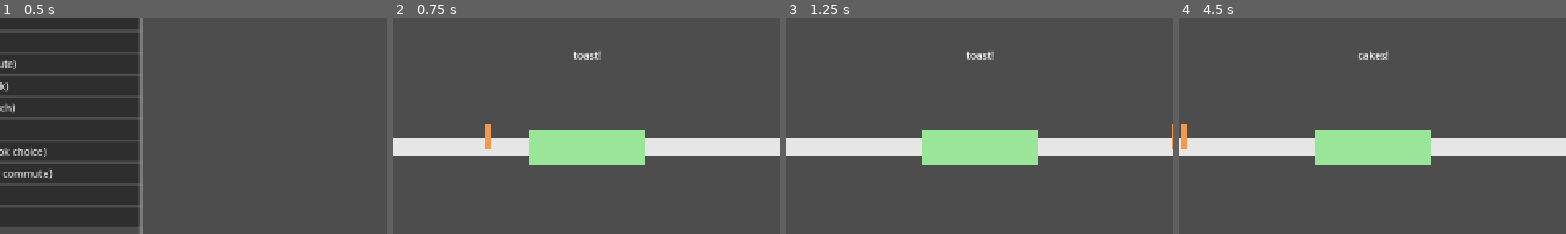
Above: before the commit, frames 1-4 (left to right).
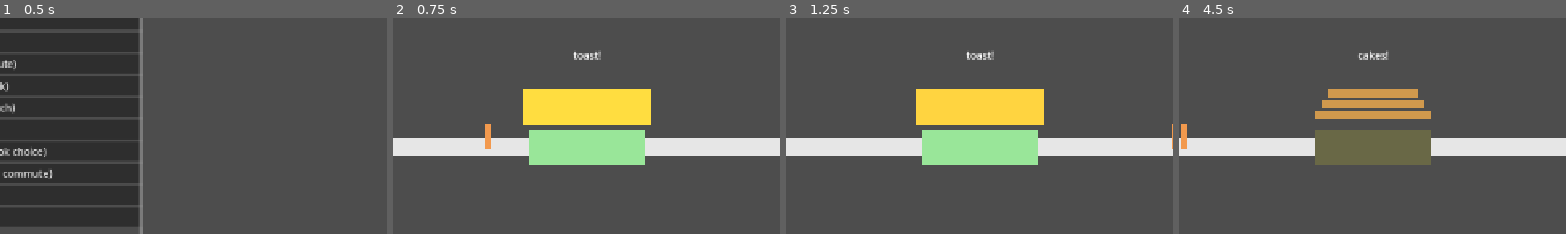
Above: after the commit, the same moments.

Repository: Crawford-Young/dog-eat-dog
Game: Godot game, scene res://scenes/dev/lab.tscn
Same seed, same stepped clock (60 frames per second), same inputs: the game is played once before the commit and once after it. This scene is started directly instead of the project's main scene.
Inputs (mouse positions are % of the whole screen's width and height, from its top left):
- Up to frame 1 (0.5 s): no input
- Up to frame 2 (0.75 s): click "breakfast" at 0.5 s
- Up to frame 3 (1.25 s): no input
- Up to frame 4 (4.5 s): click "skip..." at 1.25 s; click "replay" at 2 s; click "skip..." at 2.75 s; click "replay" at 3.5 s; tap Space at 4.25 s; move the mouse to (73, 45) at 4.27 s; hold D from 4.28 s (still down); hold Shift from 4.28 s (still down); click (73, 45) at 4.42 s
The pictures show only the part of the screen within x 26-76%, y 22-72%; the shares and areas given below are measured in that part.

Frame 1 is identical in both runs. In frame 2, 5.5% of the frame differs, in the area x 33-67%, y 32-50%; in frame 3, 5.5%; in frame 4, 7.9%, in the area x 35-66%, y 32-69%.

Commit message:
feat: breakfast prop + feedback parity with cooking (T11 round 1)
User ruling after cooking's rhythm landed: breakfast was three
identical clicks with a text label. It keeps its exact mechanic and
gains cooking's presentation: the active beat's food is drawn and
pulses (toast, egg with yolk, stacked cakes), and the hit zone flashes
white-green on a hit, dim red on a miss. The flash lives on the zone,
not the prop — the prop swaps synchronously at press, so the zone is
the only element on screen on both sides of that boundary.

Also fixes a diff-verify catch: _active_prop was typed ColorRect while
%Cakes is a Control container, a runtime type error at the third beat
that no test reached — setup only ever ran beat 1. Typed CanvasItem,
and test_breakfast_survives_all_three_beats now walks the full cycle
so the absence class stays pinned.

Co-Authored-By: Claude Fable 5 <noreply@anthropic.com>

Diff:
--- a/scenes/minigames/breakfast.tscn
+++ b/scenes/minigames/breakfast.tscn
@@ -23,6 +23,67 @@
 anchor_right = 0.55
 anchor_bottom = 0.38
 horizontal_alignment = 1
+
+[node name="Toast" type="ColorRect" parent="."]
+unique_name_in_owner = true
+anchor_left = 0.42
+anchor_top = 0.39
+anchor_right = 0.58
+anchor_bottom = 0.47
+mouse_filter = 2
+color = Color(0.85, 0.65, 0.25, 1)
+visible = false
+
+[node name="Egg" type="ColorRect" parent="."]
+unique_name_in_owner = true
+anchor_left = 0.42
+anchor_top = 0.39
+anchor_right = 0.58
+anchor_bottom = 0.47
+mouse_filter = 2
+color = Color(0.95, 0.95, 0.9, 1)
+visible = false
+
+[node name="Yolk" type="ColorRect" parent="Egg"]
+anchor_left = 0.35
+anchor_top = 0.3
+anchor_right = 0.65
+anchor_bottom = 0.7
+mouse_filter = 2
+color = Color(0.95, 0.75, 0.15, 1)
+
+[node name="Cakes" type="Control" parent="."]
+unique_name_in_owner = true
+anchor_left = 0.42
+anchor_top = 0.39
+anchor_right = 0.58
+anchor_bottom = 0.47
+mouse_filter = 2
+visible = false
+
+[node name="Cake0" type="ColorRect" parent="Cakes"]
+anchor_left = 0.05
+anchor_top = 0.6
+anchor_right = 0.95
+anchor_bottom = 0.85
+mouse_filter = 2
+color = Color(0.75, 0.55, 0.3, 1)
+
+[node name="Cake1" type="ColorRect" parent="Cakes"]
+anchor_left = 0.1
+anchor_top = 0.3
+anchor_right = 0.9
+anchor_bottom = 0.55
+mouse_filter = 2
+color = Color(0.75, 0.55, 0.3, 1)
+
+[node name="Cake2" type="ColorRect" parent="Cakes"]
+anchor_left = 0.15
+anchor_top = 0.0
+anchor_right = 0.85
+anchor_bottom = 0.25
+mouse_filter = 2
+color = Color(0.75, 0.55, 0.3, 1)
 
 [node name="Lane" type="ColorRect" parent="."]
 unique_name_in_owner = true
--- a/scripts/minigames/breakfast_minigame.gd
+++ b/scripts/minigames/breakfast_minigame.gd
@@ -3,8 +3,19 @@
 ## Three timing beats: catch the toast, flip the egg, stack the cakes. Click
 ## (or SPACE) when the marker crosses the plate zone. Hits = bigger energy
 ## refill downstream; misses burn it a little.
+##
+## Prop + feedback parity with cooking's rhythm redo: the active beat's food
+## is drawn and pulses, and %HitZone flashes on every press — bright
+## white-green for a hit, dim red for a miss.
 
 const BEAT_NAMES := ["toast!", "egg!", "cakes!"]
+## The pulse the active prop throbs at — white at rest, this at the peak.
+## Same values as cooking's PULSE_COLOR, ported rather than reinvented.
+const PULSE_COLOR := Color(1.4, 1.4, 1.0)
+## How long a press's hit/miss flash lasts before fading back to plain white.
+const FLASH_DURATION := 0.3
+const FLASH_HIT := Color(1.4, 1.8, 1.4)
+const FLASH_MISS := Color(0.6, 0.3, 0.3)
 
 var _beat: BeatTimer
 var _beats_total: int = 3
@@ -13,11 +24,18 @@
 var _speed: float = 1.6
 var _window: float = 0.3
 var _running: bool = false
+var _pulse_t: float = 0.0
+var _flash_t: float = 0.0
+var _flash_color: Color = Color.WHITE
+var _active_prop: CanvasItem = null
 
 @onready var _marker: ColorRect = %Marker
 @onready var _zone: ColorRect = %HitZone
 @onready var _lane: ColorRect = %Lane
 @onready var _beat_label: Label = %BeatLabel
+@onready var _toast: ColorRect = %Toast
+@onready var _egg: ColorRect = %Egg
+@onready var _cakes: Control = %Cakes
 
 
 func setup(params: Dictionary) -> void:
@@ -41,7 +59,17 @@
 
 func _start_beat() -> void:
 	_beat = BeatTimer.new(_speed, _window)
-	_beat_label.text = BEAT_NAMES[_beats_done % BEAT_NAMES.size()]
+	var beat_name: String = BEAT_NAMES[_beats_done % BEAT_NAMES.size()]
+	_beat_label.text = beat_name
+	# Only the current beat's food is on screen — same "one thing says me" rule
+	# cooking's props follow.
+	_toast.visible = beat_name == "toast!"
+	_egg.visible = beat_name == "egg!"
+	_cakes.visible = beat_name == "cakes!"
+	_active_prop = (
+		_toast if beat_name == "toast!"
+		else (_egg if beat_name == "egg!" else _cakes)
+	)
 	var zone_width := _lane.size.x * _window
 	_zone.size.x = zone_width
 	_zone.position.x = _lane.position.x + _lane.size.x * 0.5 - zone_width / 2.0
@@ -53,11 +81,34 @@
 	_beat.tick(delta)
 	_marker.position.x = _lane.position.x + _lane.size.x * _beat.position \
 			- _marker.size.x / 2.0
+	_pulse_t += delta
+	if _flash_t > 0.0:
+		_flash_t = maxf(_flash_t - delta, 0.0)
+	_update_visuals()
+
+
+## Pulse ported straight from cooking_minigame.gd's _update_pulse — the active
+## prop is the sole pulse target. The flash lands on %HitZone, not the prop:
+## _press() swaps the prop in the SAME synchronous call that stamps the flash
+## (_start_beat() runs before the next frame), so a hidden outgoing prop would
+## never render its flash — the zone is the one thing on screen both before
+## and after the swap, so it is the only place the flash can actually read.
+func _update_visuals() -> void:
+	if _active_prop != null:
+		var glow := 0.5 + 0.5 * sin(_pulse_t * 4.0)
+		_active_prop.modulate = Color.WHITE.lerp(PULSE_COLOR, glow)
+	if _flash_t > 0.0:
+		_zone.modulate = _flash_color.lerp(Color.WHITE, 1.0 - _flash_t / FLASH_DURATION)
+	else:
+		_zone.modulate = Color.WHITE
 
 
 func _press() -> void:
-	if _beat.press():
+	var hit := _beat.press()
+	if hit:
 		_hits += 1
+	_flash_t = FLASH_DURATION
+	_flash_color = FLASH_HIT if hit else FLASH_MISS
 	_beats_done += 1
 	if _beats_done >= _beats_total:
 		_running = false
--- a/tests/unit/test_scene_smoke.gd
+++ b/tests/unit/test_scene_smoke.gd
@@ -150,6 +150,29 @@
 	assert_eq(blockers.size(), 0, "these nodes eat the click: %s" % str(blockers))
 
 
+func test_the_breakfast_scene_has_visible_props() -> void:
+	var node: Minigame = load("res://scenes/minigames/breakfast.tscn").instantiate()
+	add_child_autofree(node)
+	node.setup({"window": 0.3, "speed": 1.6, "beats": 3})
+	for unique_name in ["%Toast", "%Egg", "%Cakes"]:
+		assert_not_null(node.get_node(unique_name), "%s is missing" % unique_name)
+
+
+## The prop-parity pass only ever exercised beat 1 (setup() calls _start_beat()
+## once) — nothing drove the cakes beat, the one whose prop is a Control
+## container rather than a ColorRect. Same absence class as the draw-order
+## lesson: a correct-looking suite that never reaches the third beat at all.
+func test_breakfast_survives_all_three_beats() -> void:
+	var node: Minigame = load("res://scenes/minigames/breakfast.tscn").instantiate()
+	add_child_autofree(node)
+	node.setup({"window": 0.3, "speed": 1.6, "beats": 3})
+	watch_signals(node)
+	node._press()
+	node._press()
+	node._press()
+	assert_signal_emitted(node, "finished")
+
+
 ## Breakfast takes a click OR space, but advertised only the click — and the click
 ## was the affordance issue #6 had broken, so the prompt named the one input that
 ## did not work. Copy states every accepted input. (issue #8)
